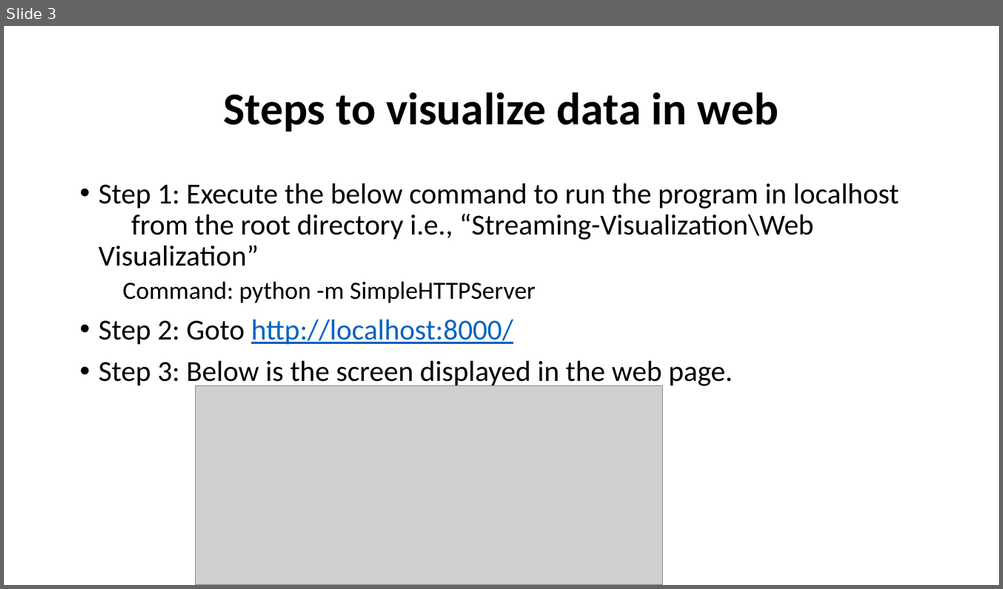
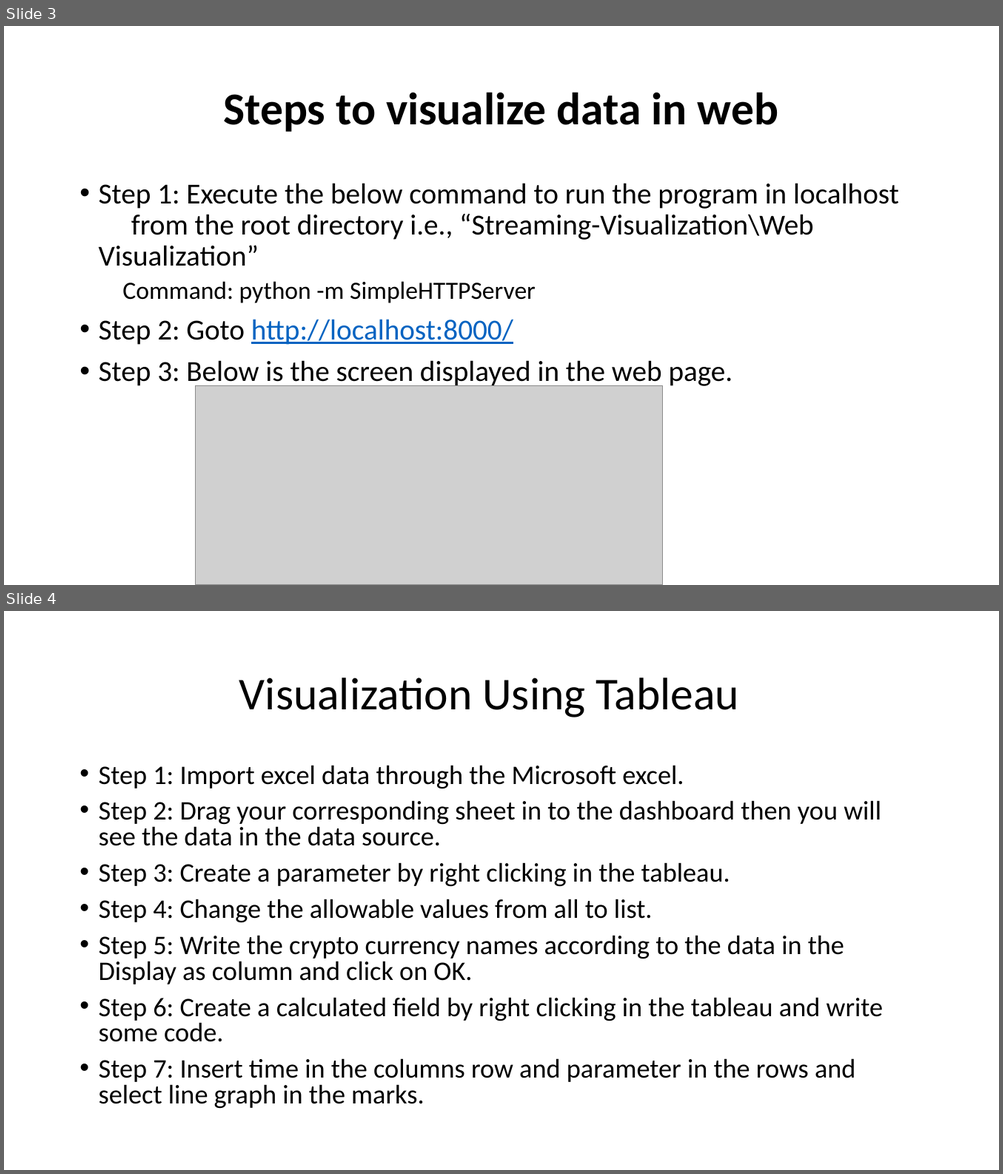
Before and after one commit to bandiajay/DataStreamingVisualization, a slide deck: Video_PPT.pptx. Shown one above the other, each under a label of ours: slide 3 before the commit, slides 3 and 4 after it. The pictures are 1003x589 and 1003x1174 pixels, drawn with LibreOffice and Linux fonts; fonts in the diff are those of the drawing; grey boxes stand for pictures. Boxes give left, top, right and bottom in pixels: in the first picture for what was removed or moved away, otherwise in the second. Text is boxed around its words. In the diff, an @@ line names an element or a change of style, - is before the commit and + after.

Commit message:
added tableau steps in the power point

```diff
--- a/Video_PPT.pptx
+++ b/Video_PPT.pptx
@@ slide 4 added at (4, 611, 999, 1170), background #FFFFFF @@
@@ title added at (239, 678, 739, 718), 44 pt, text #000000 @@
+Visualization Using Tableau
@@ text added at (99, 765, 883, 1109), 25.9 pt, text #000000 @@
+• Step 1: Import excel data through the Microsoft excel.
+• Step 2: Drag your corresponding sheet in to the dashboard then you will see the data in the data source.
+• Step 3: Create a parameter by right clicking in the tableau.
+• Step 4: Change the allowable values from all to list.
+• Step 5: Write the crypto currency names according to the data in the Display as column and click on OK.
+• Step 6: Create a calculated field by right clicking in the tableau and write some code.
+• Step 7: Insert time in the columns row and parameter in the rows and select line graph in the marks.
```
